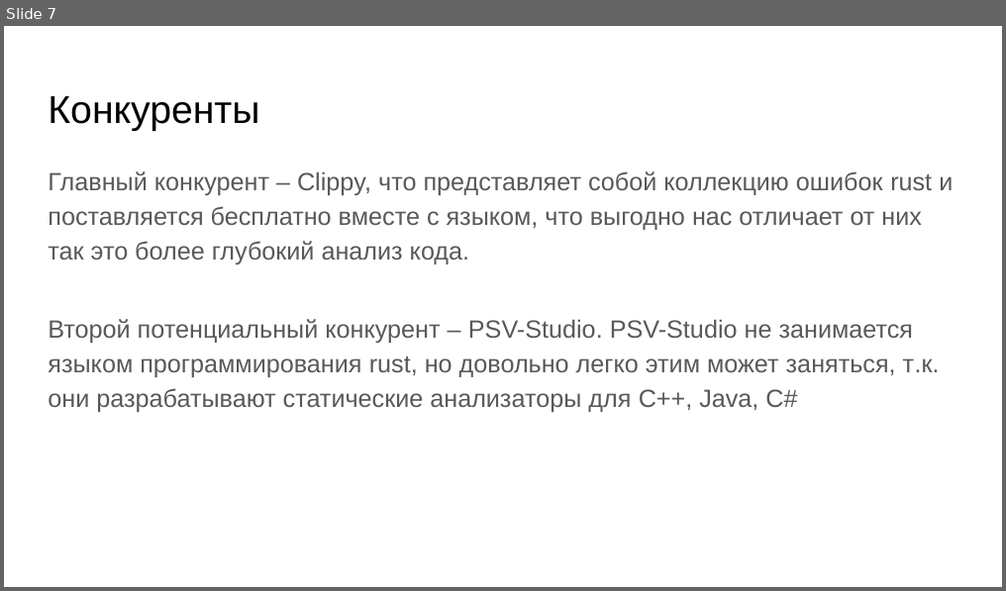
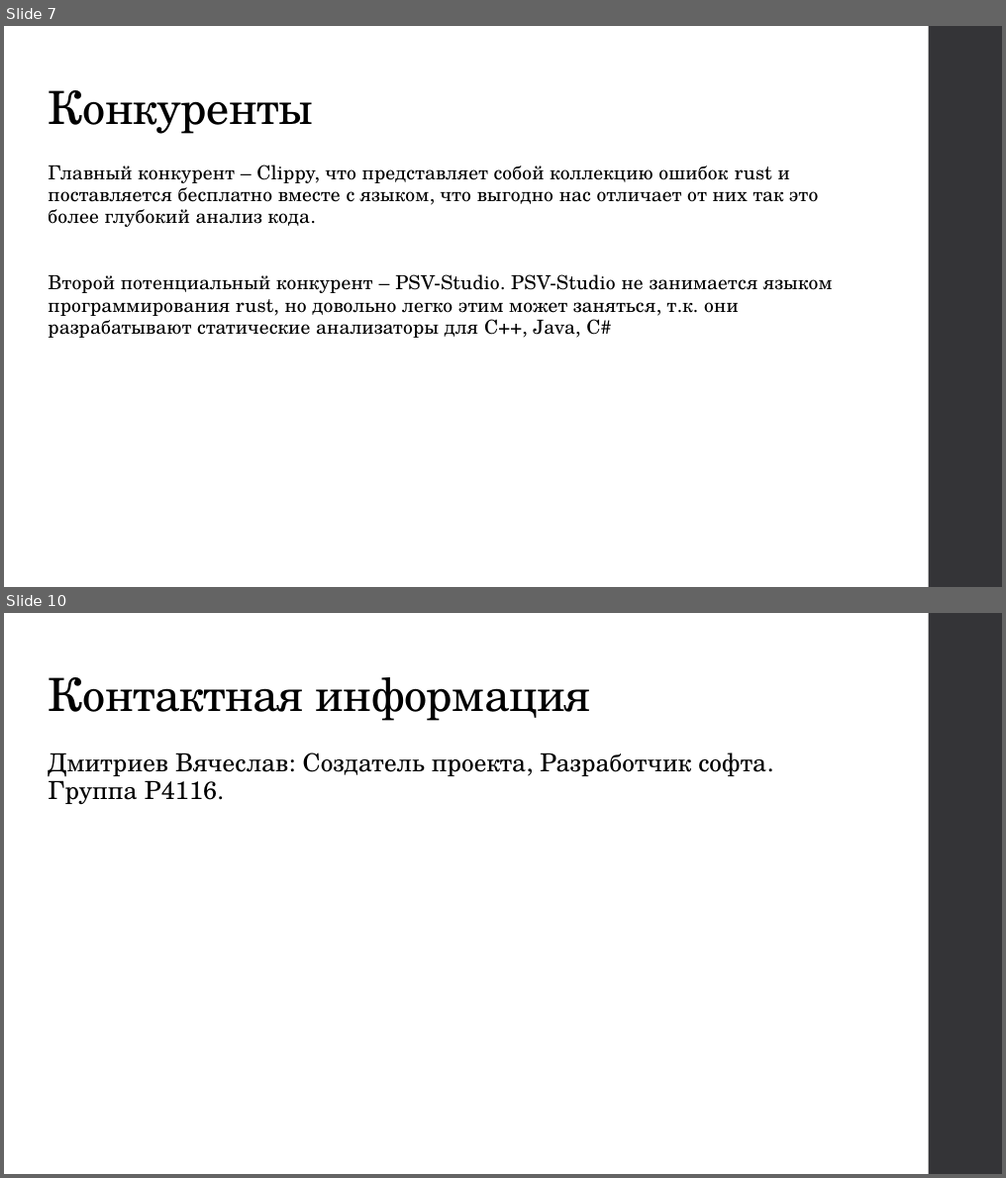
Before and after one commit to rogurotus/Project, a slide deck: Статический анализатор.pptx. Shown one above the other, each under a label of ours: slide 7 before the commit, slides 7 and 10 after it; the slides between them are not shown. The pictures are 1006x591 and 1006x1178 pixels, drawn with LibreOffice and Linux fonts; fonts in the diff are those of the drawing. Boxes give left, top, right and bottom in pixels: in the first picture for what was removed or moved away, otherwise in the second. Text is boxed around its words. In the diff, an @@ line names an element or a change of style, - is before the commit and + after.

```diff
--- a/Статический анализатор.pptx
+++ b/Статический анализатор.pptx
@@ slide 10 added at (x1=4, y1=613, x2=1002, y2=1174), background #FFFFFF; not listed: 1 template element that a slide beside it also shows @@
@@ title added at (x1=48, y1=677, x2=591, y2=721), 33 pt, text #000000 @@
+Контактная информация
@@ text added at (x1=48, y1=753, x2=766, y2=804), 18 pt, text #000000 @@
+Дмитриев Вячеслав: Создатель проекта, Разработчик софта.
+Группа P4116.
@@ slide 7 changed as well @@
@@ rectangle added at (x1=928, y1=26, x2=1002, y2=586), fill #353537 @@
@@ title "Конкуренты" at (x1=48, y1=90, x2=313, y2=134): size 28 to 33 pt, font Arial to TeX Gyre Schola, letter spacing 0 to -0.4 pt; line spacing 1 to 0.9 @@
@@ text "Главный конкурент – Clippy, что ..." at (x1=48, y1=165, x2=832, y2=338): size 18 to 14 pt, font Arial to TeX Gyre Schola, text colour #595959 to #000000, letter spacing 0 to 0.1 pt; line spacing 1.15 to 0.95 @@
```
Also in this commit, not shown: 6 other slides changed, 2 other slides added.
